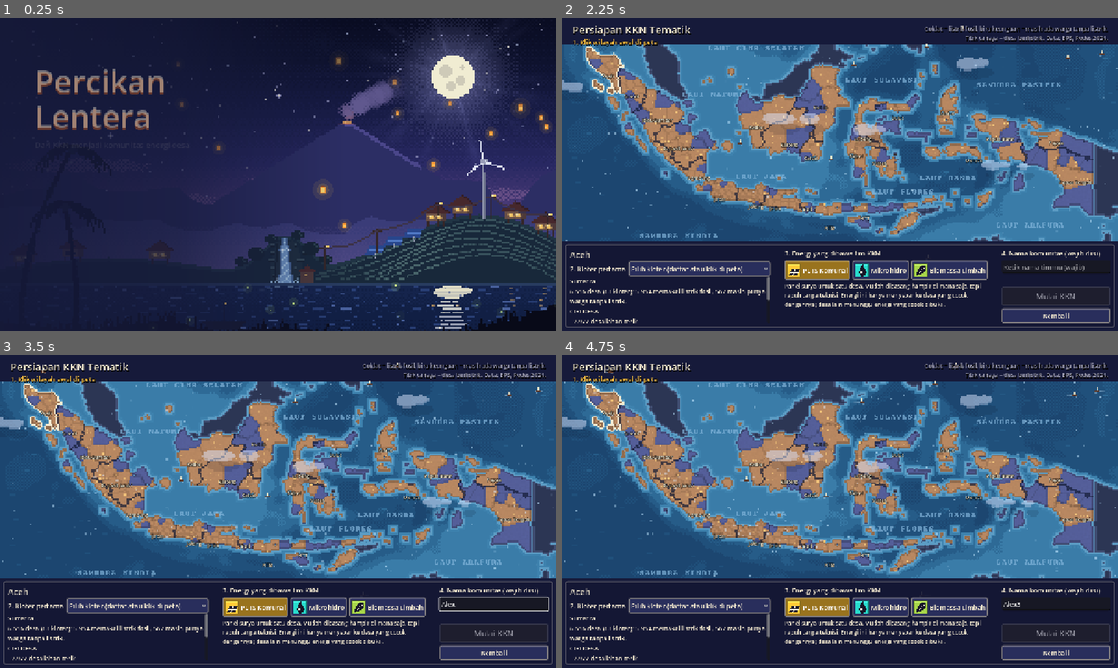
Above: before the commit, frames 1-4 (two rows, left to right).
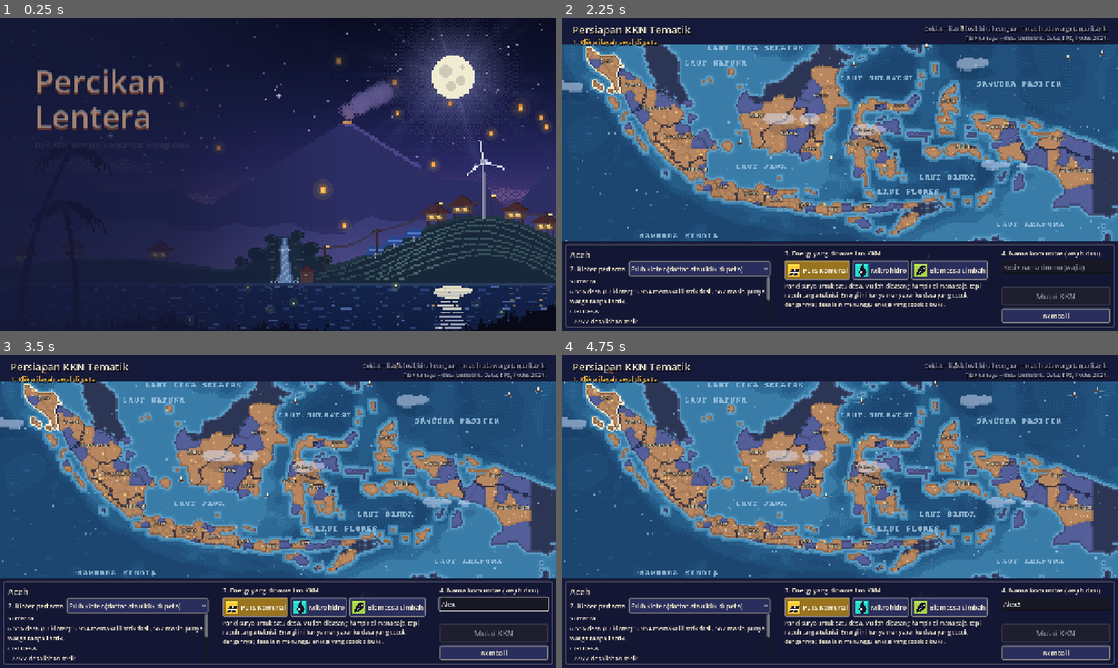
Above: after the commit, the same moments.

Repository: RizqieSufiawan/percikan-lentera
Game: Godot game, scene res://scenes/title.tscn
Same seed, same stepped clock (60 frames per second), same inputs: the game is played once before the commit and once after it. Sound files missing from this copy of the repository are replaced by a short silence.
Inputs (mouse positions are in pixels of both pictures, inside the frame that each line leads up to):
- Up to frame 1 (0.25 s): no input
- Up to frame 2 (2.25 s): tap Enter at 0.5 s; move the mouse to (962, 158) at 0.52 s; hold Right 0.53-1.28 s; tap Delete at 0.6 s; click (962, 158) at 0.67 s; tap Space at 0.77, 1.07, 1.52, 1.82 s; move the mouse to (728, 190) at 1.27 s; hold Left 1.28-2.03 s; tap 1 at 1.35 s; move the mouse to (895, 105) at 2.02 s; hold Right from 2.03 s (still down); tap 2 at 2.1 s
- Up to frame 3 (3.5 s): release Right at 2.75 s; click (494, 605) at 2.77 s; type "Alex" at 2.85 s
- Up to frame 4 (4.75 s): move the mouse to (840, 480) at 3.52 s; hold Right 3.53-4.28 s; tap 3 at 3.6 s; click (840, 480) at 3.67 s; tap Space at 3.77, 4.07, 4.52 s; move the mouse to (1006, 558) at 4.27 s; hold Left from 4.28 s (still down); tap Tab at 4.35 s

The runs differ from the first frame. In frame 1, less than 0.1% of the frame differs, in the area x 37-44%, y 90-100%; in frame 2, 3.5%; in frame 3, 3.5%, in the area x 6-97%, y 8-71%; in frame 4, 3.5%.

Commit message:
Perhalus map

Diff:
--- a/data/provinces/aceh.tres
+++ b/data/provinces/aceh.tres
@@ -129,6 +129,7 @@
 island = ExtResource("p_island")
 region_mask = ExtResource("p_region")
 map_position = Vector2(70, 180)
+label_offset = Vector2(-7, -37)
 neighbors = Array[StringName]([&"sumut"])
 villages = 13
 fossil_villages = 12
--- a/data/provinces/bali.tres
+++ b/data/provinces/bali.tres
@@ -30,7 +30,7 @@
 island = ExtResource("p_island")
 region_mask = ExtResource("p_region")
 map_position = Vector2(560, 526)
-label_offset = Vector2(0, -18)
+label_offset = Vector2(-2, -31)
 neighbors = Array[StringName]([&"jatim", &"ntb"])
 villages = 2
 fossil_villages = 1
--- a/data/provinces/jabar.tres
+++ b/data/provinces/jabar.tres
@@ -173,6 +173,7 @@
 island = ExtResource("p_island")
 region_mask = ExtResource("p_region")
 map_position = Vector2(343, 483)
+label_offset = Vector2(7, -32)
 neighbors = Array[StringName]([&"jateng"])
 villages = 18
 fossil_villages = 16
--- a/data/provinces/jateng.tres
+++ b/data/provinces/jateng.tres
@@ -191,6 +191,7 @@
 island = ExtResource("p_island")
 region_mask = ExtResource("p_region")
 map_position = Vector2(433, 502)
+label_offset = Vector2(-13, -33)
 neighbors = Array[StringName]([&"jabar", &"jatim"])
 villages = 20
 fossil_villages = 18
--- a/data/provinces/jatim.tres
+++ b/data/provinces/jatim.tres
@@ -174,6 +174,7 @@
 island = ExtResource("p_island")
 region_mask = ExtResource("p_region")
 map_position = Vector2(480, 506)
+label_offset = Vector2(4, -22)
 neighbors = Array[StringName]([&"jateng", &"bali"])
 villages = 18
 fossil_villages = 17
--- a/data/provinces/kalbar.tres
+++ b/data/provinces/kalbar.tres
@@ -48,6 +48,7 @@
 island = ExtResource("p_island")
 region_mask = ExtResource("p_region")
 map_position = Vector2(436, 307)
+label_offset = Vector2(0, -30)
 neighbors = Array[StringName]([&"kalteng", &"kaltim"])
 villages = 4
 fossil_villages = 3
--- a/data/provinces/kalsel.tres
+++ b/data/provinces/kalsel.tres
@@ -48,6 +48,7 @@
 island = ExtResource("p_island")
 region_mask = ExtResource("p_region")
 map_position = Vector2(568, 383)
+label_offset = Vector2(-1, -24)
 neighbors = Array[StringName]([&"kalteng", &"kaltim"])
 villages = 4
 fossil_villages = 3
--- a/data/provinces/kalteng.tres
+++ b/data/provinces/kalteng.tres
@@ -39,6 +39,7 @@
 island = ExtResource("p_island")
 region_mask = ExtResource("p_region")
 map_position = Vector2(516, 350)
+label_offset = Vector2(0, -30)
 neighbors = Array[StringName]([&"kalbar", &"kalsel", &"kaltim"])
 villages = 3
 fossil_villages = 2
--- a/data/provinces/kaltim.tres
+++ b/data/provinces/kaltim.tres
@@ -56,6 +56,7 @@
 island = ExtResource("p_island")
 region_mask = ExtResource("p_region")
 map_position = Vector2(593, 258)
+label_offset = Vector2(0, -30)
 neighbors = Array[StringName]([&"kalbar", &"kalteng", &"kalsel"])
 villages = 5
 fossil_villages = 3
--- a/data/provinces/lampung.tres
+++ b/data/provinces/lampung.tres
@@ -92,6 +92,7 @@
 island = ExtResource("p_island")
 region_mask = ExtResource("p_region")
 map_position = Vector2(292, 431)
+label_offset = Vector2(-7, -21)
 neighbors = Array[StringName]([&"riau", &"sumsel"])
 villages = 9
 fossil_villages = 7
--- a/data/provinces/maluku.tres
+++ b/data/provinces/maluku.tres
@@ -39,6 +39,7 @@
 island = ExtResource("p_island")
 region_mask = ExtResource("p_region")
 map_position = Vector2(970, 389)
+label_offset = Vector2(-23, -35)
 neighbors = Array[StringName]([&"malut"])
 villages = 3
 fossil_villages = 2
--- a/data/provinces/malut.tres
+++ b/data/provinces/malut.tres
@@ -39,6 +39,7 @@
 island = ExtResource("p_island")
 region_mask = ExtResource("p_region")
 map_position = Vector2(904, 273)
+label_offset = Vector2(4, -33)
 neighbors = Array[StringName]([&"maluku"])
 villages = 3
 fossil_villages = 2
--- a/data/provinces/ntb.tres
+++ b/data/provinces/ntb.tres
@@ -39,7 +39,7 @@
 island = ExtResource("p_island")
 region_mask = ExtResource("p_region")
 map_position = Vector2(614, 536)
-label_offset = Vector2(0, 18)
+label_offset = Vector2(8, -28)
 neighbors = Array[StringName]([&"bali", &"ntt"])
 villages = 3
 fossil_villages = 2
--- a/data/provinces/ntt.tres
+++ b/data/provinces/ntt.tres
@@ -73,6 +73,7 @@
 island = ExtResource("p_island")
 region_mask = ExtResource("p_region")
 map_position = Vector2(701, 531)
+label_offset = Vector2(5, -30)
 neighbors = Array[StringName]([&"ntb"])
 villages = 7
 fossil_villages = 4
--- a/data/provinces/pabar.tres
+++ b/data/provinces/pabar.tres
@@ -56,6 +56,7 @@
 island = ExtResource("p_island")
 region_mask = ExtResource("p_region")
 map_position = Vector2(1035, 336)
+label_offset = Vector2(1, -32)
 neighbors = Array[StringName]([&"papteng"])
 villages = 5
 fossil_villages = 3
--- a/data/provinces/papteng.tres
+++ b/data/provinces/papteng.tres
@@ -96,6 +96,7 @@
 island = ExtResource("p_island")
 region_mask = ExtResource("p_region")
 map_position = Vector2(1220, 442)
+label_offset = Vector2(0, -30)
 neighbors = Array[StringName]([&"pabar", &"papua"])
 villages = 10
 fossil_villages = 3
--- a/data/provinces/papua.tres
+++ b/data/provinces/papua.tres
@@ -30,7 +30,7 @@
 island = ExtResource("p_island")
 region_mask = ExtResource("p_region")
 map_position = Vector2(1172, 360)
-label_offset = Vector2(0, -16)
+label_offset = Vector2(7, -27)
 neighbors = Array[StringName]([&"papteng"])
 villages = 2
 fossil_villages = 1
--- a/data/provinces/riau.tres
+++ b/data/provinces/riau.tres
@@ -91,6 +91,7 @@
 island = ExtResource("p_island")
 region_mask = ExtResource("p_region")
 map_position = Vector2(190, 289)
+label_offset = Vector2(0, -30)
 neighbors = Array[StringName]([&"sumut", &"sumsel", &"lampung"])
 villages = 9
 fossil_villages = 6
--- a/data/provinces/sulsel.tres
+++ b/data/provinces/sulsel.tres
@@ -83,6 +83,7 @@
 island = ExtResource("p_island")
 region_mask = ExtResource("p_region")
 map_position = Vector2(680, 377)
+label_offset = Vector2(-11, -31)
 neighbors = Array[StringName]([&"sulteng", &"sultra"])
 villages = 8
 fossil_villages = 6
--- a/data/provinces/sulteng.tres
+++ b/data/provinces/sulteng.tres
@@ -48,6 +48,7 @@
 island = ExtResource("p_island")
 region_mask = ExtResource("p_region")
 map_position = Vector2(696, 336)
+label_offset = Vector2(9, -23)
 neighbors = Array[StringName]([&"sulut", &"sulsel", &"sultra"])
 villages = 4
 fossil_villages = 3
--- a/data/provinces/sultra.tres
+++ b/data/provinces/sultra.tres
@@ -57,6 +57,7 @@
 island = ExtResource("p_island")
 region_mask = ExtResource("p_region")
 map_position = Vector2(737, 396)
+label_offset = Vector2(-3, -33)
 neighbors = Array[StringName]([&"sulteng", &"sulsel"])
 villages = 5
 fossil_villages = 4
--- a/data/provinces/sulut.tres
+++ b/data/provinces/sulut.tres
@@ -65,6 +65,7 @@
 island = ExtResource("p_island")
 region_mask = ExtResource("p_region")
 map_position = Vector2(782, 283)
+label_offset = Vector2(6, -30)
 neighbors = Array[StringName]([&"sulteng"])
 villages = 6
 fossil_villages = 4
--- a/data/provinces/sumsel.tres
+++ b/data/provinces/sumsel.tres
@@ -118,6 +118,7 @@
 island = ExtResource("p_island")
 region_mask = ExtResource("p_region")
 map_position = Vector2(242, 358)
+label_offset = Vector2(0, -30)
 neighbors = Array[StringName]([&"riau", &"lampung"])
 villages = 12
 fossil_villages = 9
--- a/data/provinces/sumut.tres
+++ b/data/provinces/sumut.tres
@@ -126,6 +126,7 @@
 island = ExtResource("p_island")
 region_mask = ExtResource("p_region")
 map_position = Vector2(126, 231)
+label_offset = Vector2(3, -29)
 neighbors = Array[StringName]([&"aceh", &"riau"])
 villages = 13
 fossil_villages = 9
Binary file changed: assets/map/map_background.png
Binary file changed: assets/ui/title_background.png
Binary file changed: assets/ui/title_near.png
